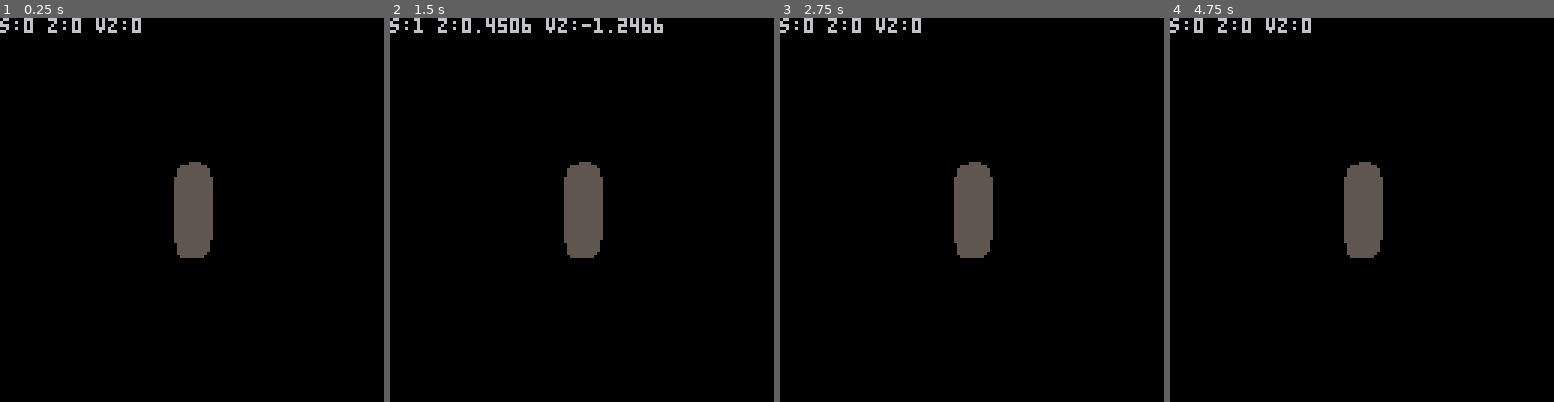
Above: before the commit, frames 1-4 (left to right).
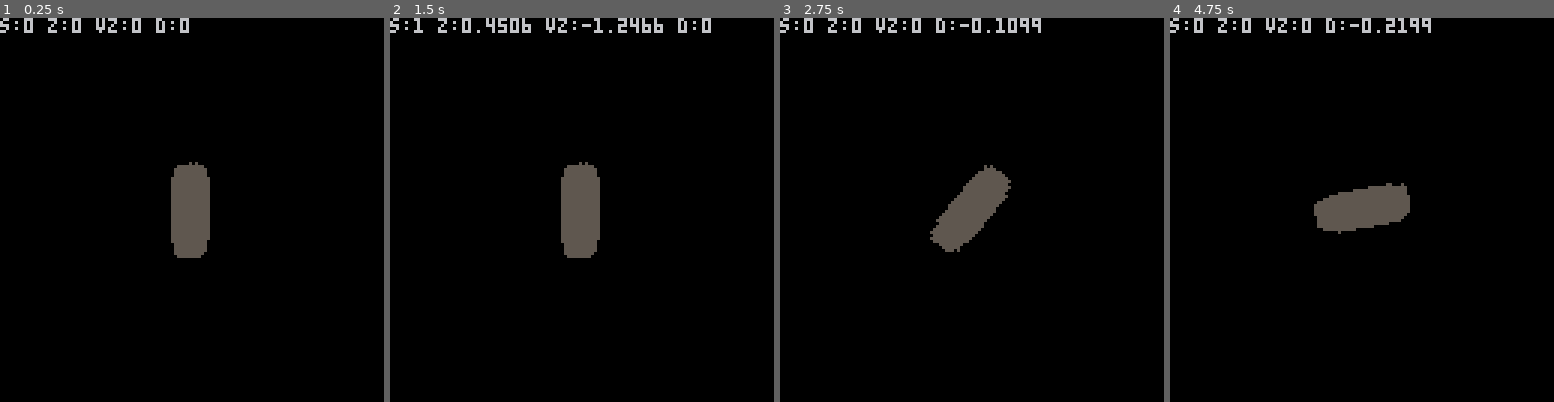
Above: after the commit, the same moments.

Repository: sthilaid/pico-8-carts
Game: PICO-8 cartridge skate.p8
The game is run twice, just before and just after one commit, with the same random seed, the same clock (stepped at 60 frames per second) and the same inputs.
Inputs:
- Up to frame 1 (0.25 s): no input
- Up to frame 2 (1.5 s): tap X (X key) at 0.33, 1.07 s
- Up to frame 3 (2.75 s): hold Right 1.6-2.1 s; tap X (X key) at 1.85 s; hold Right from 2.47 s (still down)
- Up to frame 4 (4.75 s): tap X (X key) at 2.97, 4.08 s; release Right at 3.03 s; hold Left 3.08-3.58 s; hold Right 4.02-4.68 s

The runs differ from the first frame. In frame 1, 0.5% of the frame differs, in the area x 40-56%, y 0-63%; in frame 2, 0.5%; in frame 3, 2.2%; in frame 4, 3.0%, in the area x 37-68%, y 0-63%.

Commit message:
worked on sprite rotation

Diff:
--- /dev/null
+++ b/rotate-sprite.p8
@@ -0,0 +1,141 @@
+pico-8 cartridge // http://www.pico-8.com
+version 30
+__lua__
+-- rotateSprite by sthilaid
+
+-->8
+-- rotateSprite
+
+function round(x) return flr(x+0.5) end
+function clamp(minv,maxv,v) return min(maxv, max(minv, v)) end
+-- rotate x,y of angle around origin
+function rot(x,y,ang)
+   local theta = atan2(x,y)
+   local l = sqrt(x*x+y*y)
+   return cos(theta+ang)*l, sin(theta+ang)*l
+end
+
+-- rotate sprite s into sprite ds
+--   s:         sprite index
+--   spr_size:  size of sprite (as used in spr calls)
+--   angle:     rotation angle (in pico angles [0,1] not radians or degrees)
+--   ds:        destination sprite index
+function rotateSprite(s,spr_size,angle,ds)
+   local size = spr_size * 8
+   local halfsize = size*0.5
+   local sx,sy = (s % 16) * 8, (s \ 16) * 8
+   local dsx,dsy = (ds % 16) * 8, (ds \ 16) * 8
+   for i=0,size-1 do
+      for j=0,size-1 do
+         local u,v = rot(i-halfsize,j-halfsize,-angle)
+         local c = 0
+         if (u > -halfsize and u < halfsize and v > -halfsize and v < halfsize) then
+            local cx = clamp(sx,sx+size-1,sx+halfsize+round(u))
+            local cy = clamp(sy,sy+size-1,sy+halfsize+round(v))
+            c = sget(cx,cy)
+         end
+         sset(dsx+i, dsy+j, c)
+         end
+   end
+end
+
+-->8
+-- demo
+g_index=0
+g_angle=0
+g_prevAngle=-999999
+g_sprIndices={0,1,3,7}
+
+function _update()
+   if btnp(5) then
+      g_index = (g_index+1) % 4
+      g_prevAngle = -999999 -- reset cache
+   end
+
+   local dir=0
+   if (btn(0)) dir = 1
+   if (btn(1)) dir = -1
+   g_angle += dir * 0.01
+end
+
+function _draw()
+   cls(0)
+   local s = g_sprIndices[g_index+1]
+   local size = 2^g_index
+   local dst = 128 -- out of the way of the data sprites
+   if (g_prevAngle != g_angle) rotateSprite(s,size,g_angle,dst)
+   g_prevAngle = g_angle
+   local offset = 64-size*4
+   spr(dst,offset,offset,size,size)
+   color(7)
+   print("cpu:"..(stat(1)*100).."% @ "..stat(7).."fps",0,6)
+   print("⬅️➡️:rotate",0,116)
+   print("❎:swap",0,122)
+   print("angle: "..g_angle,80,116)
+   print("size: "..(size*8).."x"..(size*8))
+end
+…(65 lines of a section not shown)…
--- a/skate.p8
+++ b/skate.p8
@@ -1,5 +1,5 @@
 pico-8 cartridge // http://www.pico-8.com
-version 29
+version 30
 __lua__
 --skate by sthilaid
 
@@ -7,7 +7,7 @@
 g_lastFrameTime=0
 g_skate={}
 g_jmpImpulse = 3
-g_inairAnimUp={1,5,9,13,9,5,1}
+g_inairAnimUp={0,4,8,12,8,4,0}
 
 -->8
 -- updates
@@ -23,7 +23,12 @@
 
    -- state 0: ground
    if g_skate.state == 0 then
-      local dx,dy = 0,0
+      local dx,dy,dr = 0,0,0
+      if (btn(0)) dr = 1
+      if (btn(1)) dr = -1
+      if dr != 0 then
+         g_skate.dir += dr * 0.01
+      end
       if btnp(5) then
          if btn(0) or btn(1) then
             g_skate.state = 2 -- x+side -> flip trick
@@ -45,20 +50,56 @@
    end
 end
 
+function round(x) return flr(x+0.5) end
+function clamp(minv,maxv,v) return min(maxv, max(minv, v)) end
+-- rotate x,y of angle around origin
+function rot(x,y,ang)
+   local theta = atan2(x,y)
+   local l = sqrt(x*x+y*y)
+   return cos(theta+ang)*l, sin(theta+ang)*l
+end
+
+-- rotate sprite s into sprite ds
+--   s:         sprite index
+--   spr_size:  size of sprite (as used in spr calls)
+--   angle:     rotation angle (in pico angles [0,1] not radians or degrees)
+--   ds:        destination sprite index
+function rotateSprite(s,spr_size,angle,ds)
+   local size = spr_size * 8
+   local halfsize = size*0.5
+   local sx,sy = (s % 16) * 8, (s \ 16) * 8
+   local dsx,dsy = (ds % 16) * 8, (ds \ 16) * 8
+   for i=0,size-1 do
+      for j=0,size-1 do
+         local u,v = rot(i-halfsize,j-halfsize,-angle)
+         local c = 0
+         if (u > -halfsize and u < halfsize and v > -halfsize and v < halfsize) then
+            local cx = clamp(sx,sx+size-1,sx+halfsize+round(u))
+            local cy = clamp(sy,sy+size-1,sy+halfsize+round(v))
+            c = sget(cx,cy)
+         end
+         sset(dsx+i, dsy+j, c)
+         end
+   end
+end
+
 function _draw()
    cls()
-   print("s:"..g_skate.state.." z:"..g_skate.z.." vz:"..g_skate.vz)
+   print("s:"..g_skate.state.." z:"..g_skate.z.." vz:"..g_skate.vz.." d:"..g_skate.dir)
 
    local centerDelta = -g_skate.spriteSize*4 -- /2 * 8
    if g_skate.state == 0 then
-      spr(1, g_skate.x+centerDelta, g_skate.y+centerDelta, g_skate.spriteSize, g_skate.spriteSize)
+      rotateSprite(0,g_skate.spriteSize, g_skate.dir, 64)
+      spr(64, g_skate.x+centerDelta, g_skate.y+centerDelta, g_skate.spriteSize, g_skate.spriteSize)
    elseif g_skate.state == 1 then
       if g_skate.vz > 0 then
          local sprIndex = flr((1.0 - g_skate.vz / g_jmpImpulse) * #g_inairAnimUp + 1)
          local inairSprite = g_inairAnimUp[sprIndex]
-         spr(inairSprite, g_skate.x+centerDelta, g_skate.y+centerDelta, g_skate.spriteSize, g_skate.spriteSize)
+         rotateSprite(inairSprite,g_skate.spriteSize, g_skate.dir, 64)
+         spr(64, g_skate.x+centerDelta, g_skate.y+centerDelta, g_skate.spriteSize, g_skate.spriteSize)
       else
-         spr(1, g_skate.x+centerDelta, g_skate.y+centerDelta, g_skate.spriteSize, g_skate.spriteSize)
+         rotateSprite(0,g_skate.spriteSize, g_skate.dir, 64)
+         spr(64, g_skate.x+centerDelta, g_skate.y+centerDelta, g_skate.spriteSize, g_skate.spriteSize)
       end
    end
 end
Not shown, changed: 65 lines of the sprite sheet (__gfx__) section of rotate-sprite.p8
Not shown, changed: 45 lines of the sprite sheet (__gfx__) section of skate.p8
Not shown, added: rotate-sprite.p8.png
Not shown, added: rotate-sprite_html/index.html
Not shown, added: rotate-sprite_html/rotate-sprite.js
